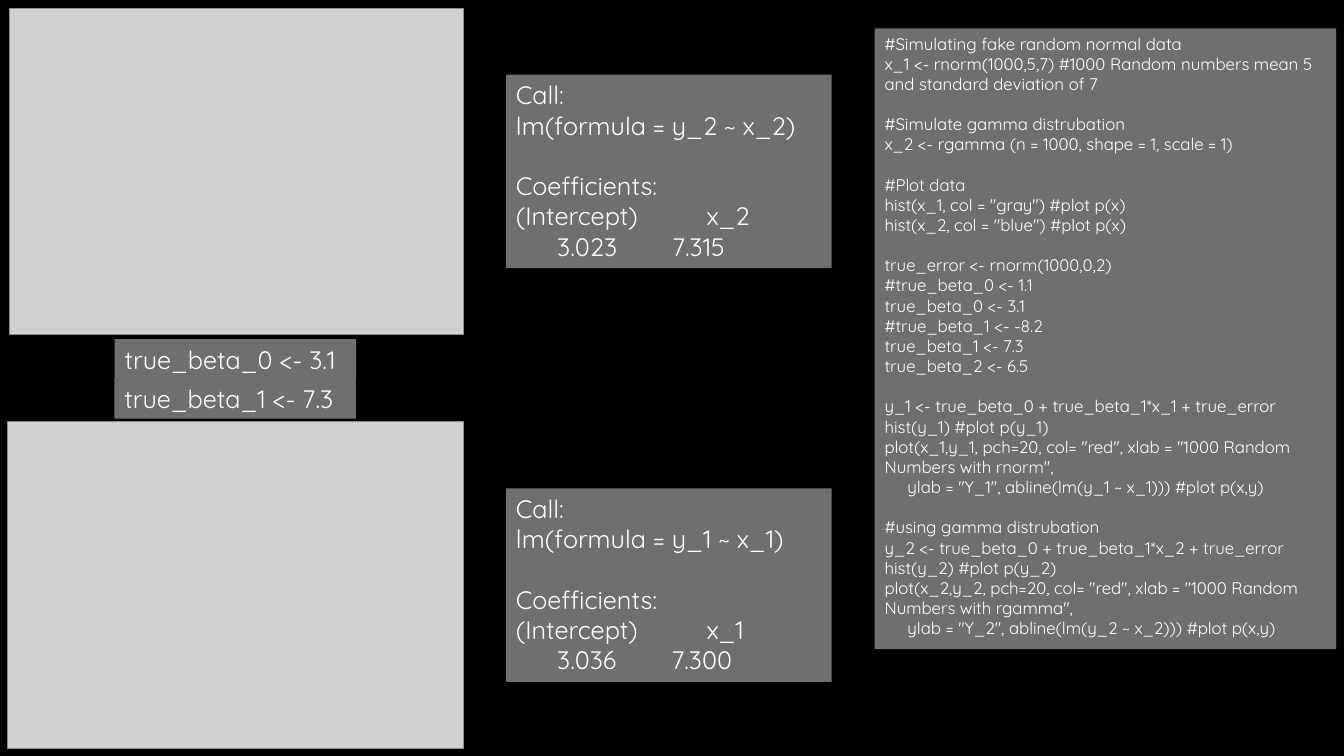
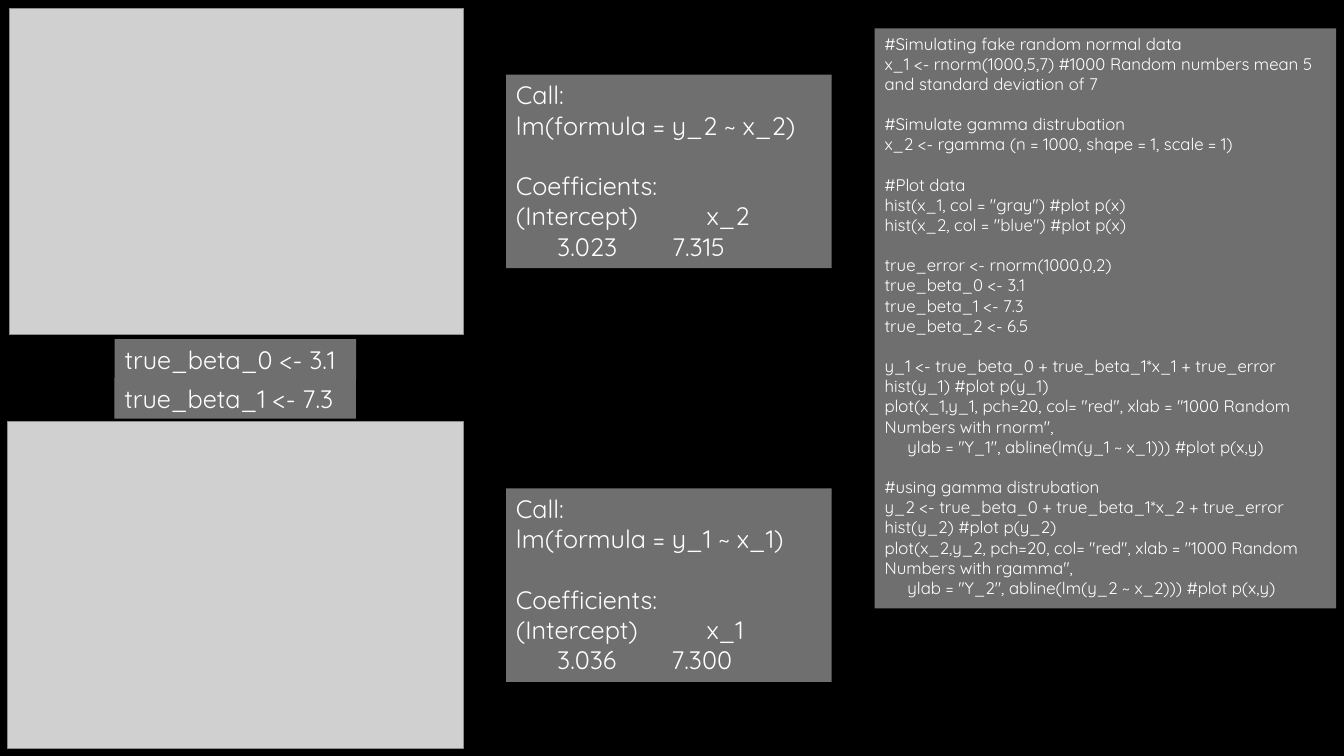
Before and after one commit to cmadding/MSDS6306, a slide deck: slide 2 of Unit 9/LiveClassWork.pptx. Drawn at 1344x756 pixels with LibreOffice and Linux fonts; fonts in the diff are those of the drawing; grey boxes stand for pictures; background and template pictures are left out. Boxes give left, top, right and bottom in pixels: in the first picture for what was removed or moved away, otherwise in the second. Text is boxed around its words. In the diff, an @@ line names an element or a change of style, - is before the commit and + after.

```diff
--- a/Unit 9/LiveClassWork.pptx
+++ b/Unit 9/LiveClassWork.pptx
@@ rectangle "#Simulating fake random normal data": place and size @@
-rectangle "#Simulating fake random normal data" at [875, 28, 1337, 649]
+rectangle "#Simulating fake random normal data" at [875, 28, 1337, 609]
@@ text in rectangle at [885, 279, 1033, 294]: paragraph removed @@
-#true_beta_0 <- 1.1
@@ text in rectangle at [885, 314, 1043, 335]: paragraph removed @@
-#true_beta_1 <- -8.2
```
Also in this commit, not shown: 1 other slide changed, 6 other files.
